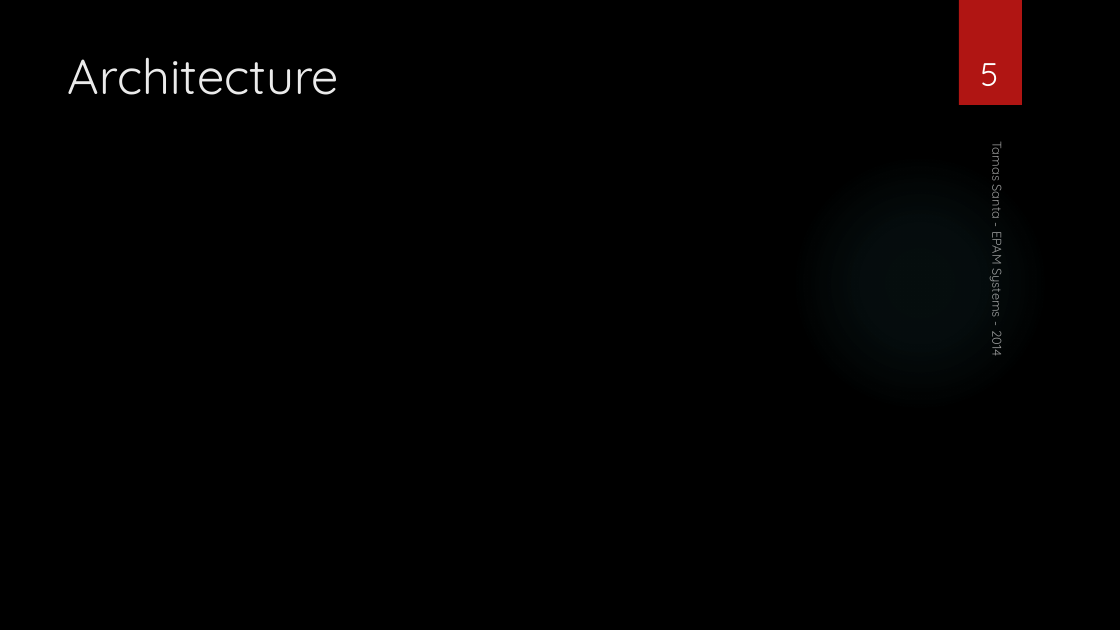
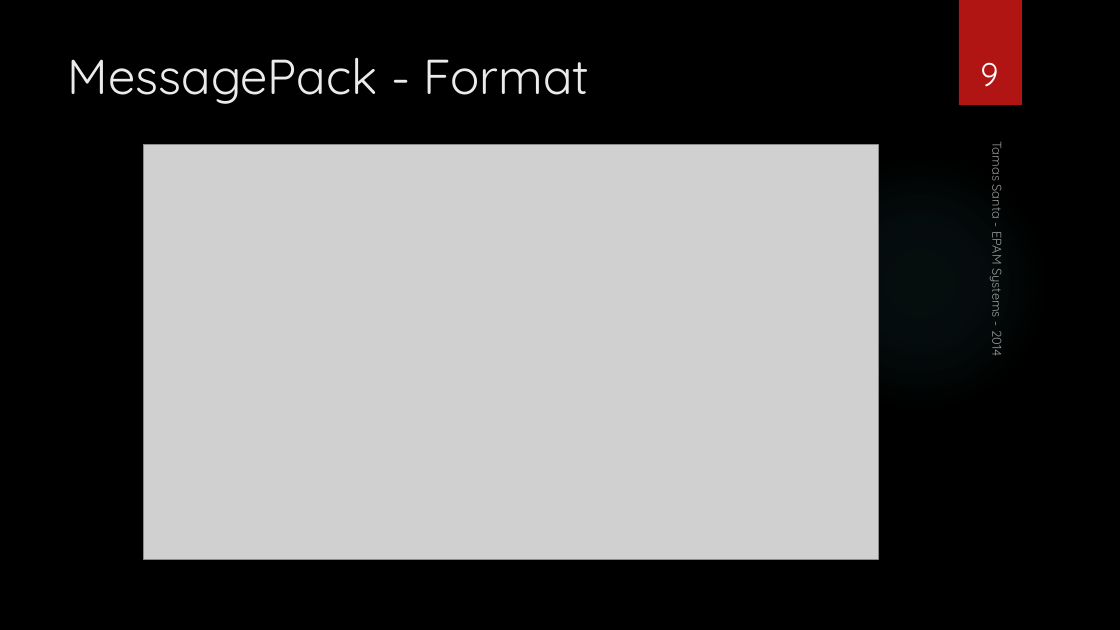
Before and after one commit to santatamas/Steal-ME, a slide deck: slide 9 of Misc/StealME.pptx (slide 5 before the commit). Drawn at 1120x630 pixels with LibreOffice and Linux fonts; fonts in the diff are those of the drawing; grey boxes stand for pictures; background and template pictures are left out. Boxes give left, top, right and bottom in pixels: in the first picture for what was removed or moved away, otherwise in the second. Text is boxed around its words. In the diff, an @@ line names an element or a change of style, - is before the commit and + after.

```diff
--- a/Misc/StealME.pptx
+++ b/Misc/StealME.pptx
@@ title at box(68, 57, 590, 104): text changed @@
-Architecture
+MessagePack - Format
@@ page number at box(980, 62, 998, 87): text changed @@
-5
+9
@@ picture added at box(144, 145, 879, 559) @@
```
Also in this commit, not shown: 1 other slide changed, 1 slide added.
